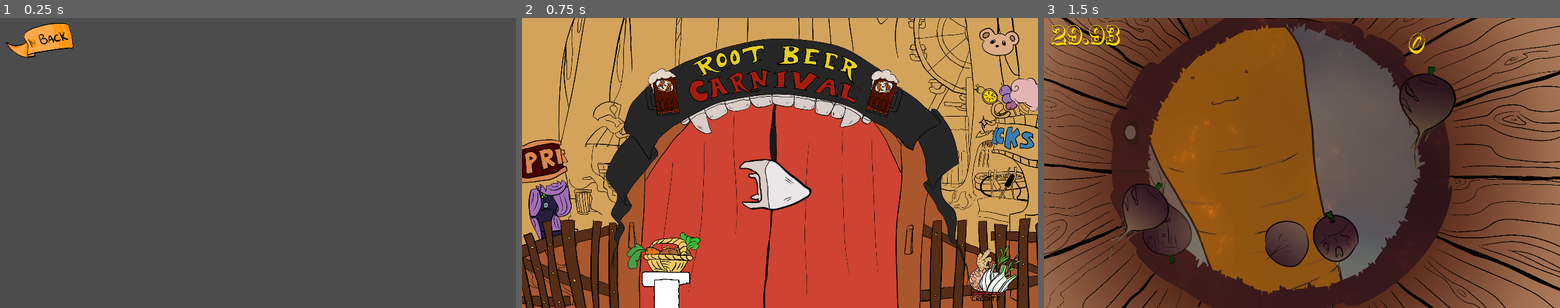
Above: before the commit, frames 1-3 (left to right).
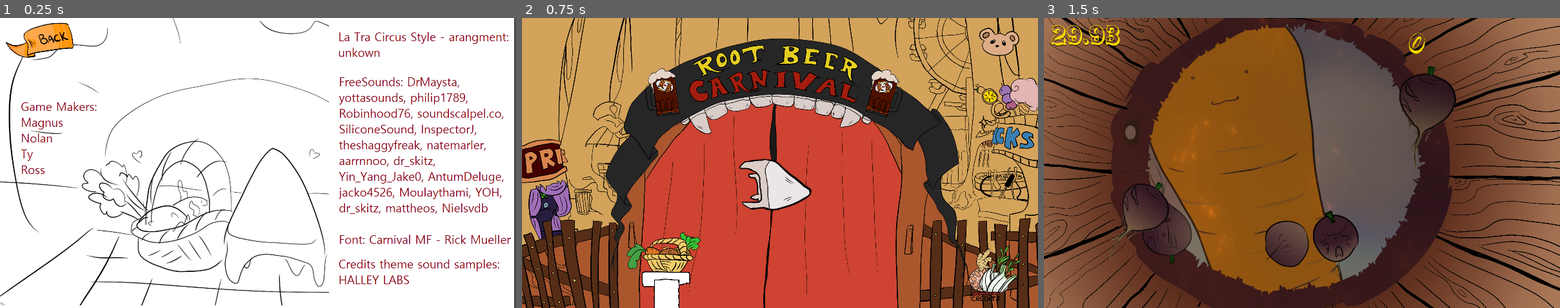
Above: after the commit, the same moments.

Repository: Nopey/carnival
Game: Godot game, scene res://Credits/Credits.tscn
Same seed, same stepped clock (60 frames per second), same inputs: the game is played once before the commit and once after it. This scene is started directly instead of the project's main scene.
Inputs (mouse positions are in pixels of both pictures, inside the frame that each line leads up to):
- Up to frame 1 (0.25 s): no input
- Up to frame 2 (0.75 s): tap Enter (ui_accept) at 0.5 s; move the mouse to (563, 41) at 0.52 s; hold Right (ui_right) from 0.53 s (still down); click (563, 41) at 0.67 s
- Up to frame 3 (1.5 s): tap Enter (ui_accept) at 0.77, 1.25 s; move the mouse to (1296, 186) at 1.27 s; release Right (ui_right) at 1.28 s; hold Down (ui_down) from 1.28 s (still down); click (1296, 186) at 1.42 s

The runs differ from the first frame. In frame 1, 98% of the frame differs, in the area x 0-100%, y 0-100%; in frame 2, nothing differs; in frame 3, nothing differs.

Commit message:
last minute fixes

Diff:
--- a/Claw/Player.gd
+++ b/Claw/Player.gd
@@ -199,9 +199,10 @@
 		BobState.UP_GARBAGE:
 			gotcha.queue_free()
 			gotcha = null
+		BobState.DOWN:
+			$splash.play()
 		BobState.DOWN_HOLD:
 			$emptybite.play()
-			$splash.play()
 
 
 	bob_state = state
--- a/Credits/Credits.tscn
+++ b/Credits/Credits.tscn
@@ -1,11 +1,18 @@
-[gd_scene load_steps=4 format=2]
+[gd_scene load_steps=6 format=2]
 
 [ext_resource path="res://DumbButton.gd" type="Script" id=1]
 [ext_resource path="res://BackButton.png" type="Texture" id=2]
 [ext_resource path="res://Credits/Credits.gd" type="Script" id=3]
+[ext_resource path="res://Credits/credits_song.ogg" type="AudioStream" id=4]
+[ext_resource path="res://Credits/credits.png" type="Texture" id=5]
 
 [node name="Credits" type="Node2D"]
 script = ExtResource( 3 )
+
+[node name="Credits" type="Sprite" parent="."]
+scale = Vector2( 1.25, 1.25 )
+texture = ExtResource( 5 )
+centered = false
 
 [node name="Back" type="Area2D" parent="."]
 position = Vector2( 150, 83 )
@@ -17,6 +24,10 @@
 [node name="CollisionPolygon2D" type="CollisionPolygon2D" parent="Back"]
 polygon = PoolVector2Array( -58, 64, -17, 60, 123, 28, 122, -24, 102, -67, 10, -60, -56, -32, -128, 9, -101, 43 )
 
+[node name="music" type="AudioStreamPlayer" parent="."]
+stream = ExtResource( 4 )
+autoplay = true
+
 [connection signal="input_event" from="Back" to="Back" method="_on_input_event"]
 [connection signal="mouse_entered" from="Back" to="Back" method="_on_hover_start"]
 [connection signal="mouse_exited" from="Back" to="Back" method="_on_hover_end"]
--- a/MainMenu/MainMenu.tscn
+++ b/MainMenu/MainMenu.tscn
@@ -80,10 +80,12 @@
 [node name="ambience" type="AudioStreamPlayer" parent="."]
 stream = ExtResource( 14 )
 volume_db = -29.714
+autoplay = true
 
 [node name="music" type="AudioStreamPlayer" parent="."]
 stream = ExtResource( 15 )
 volume_db = -48.286
+autoplay = true
 
 [node name="RBeerLeftColour2" type="Sprite" parent="."]
 position = Vector2( 1344, 285 )
Binary file added: Credits/credits.png
Not shown, added: Credits/credits.png.import
Not shown, added: Credits/credits_song.ogg.import
Not shown, added: Credits/credits_song.ogg
